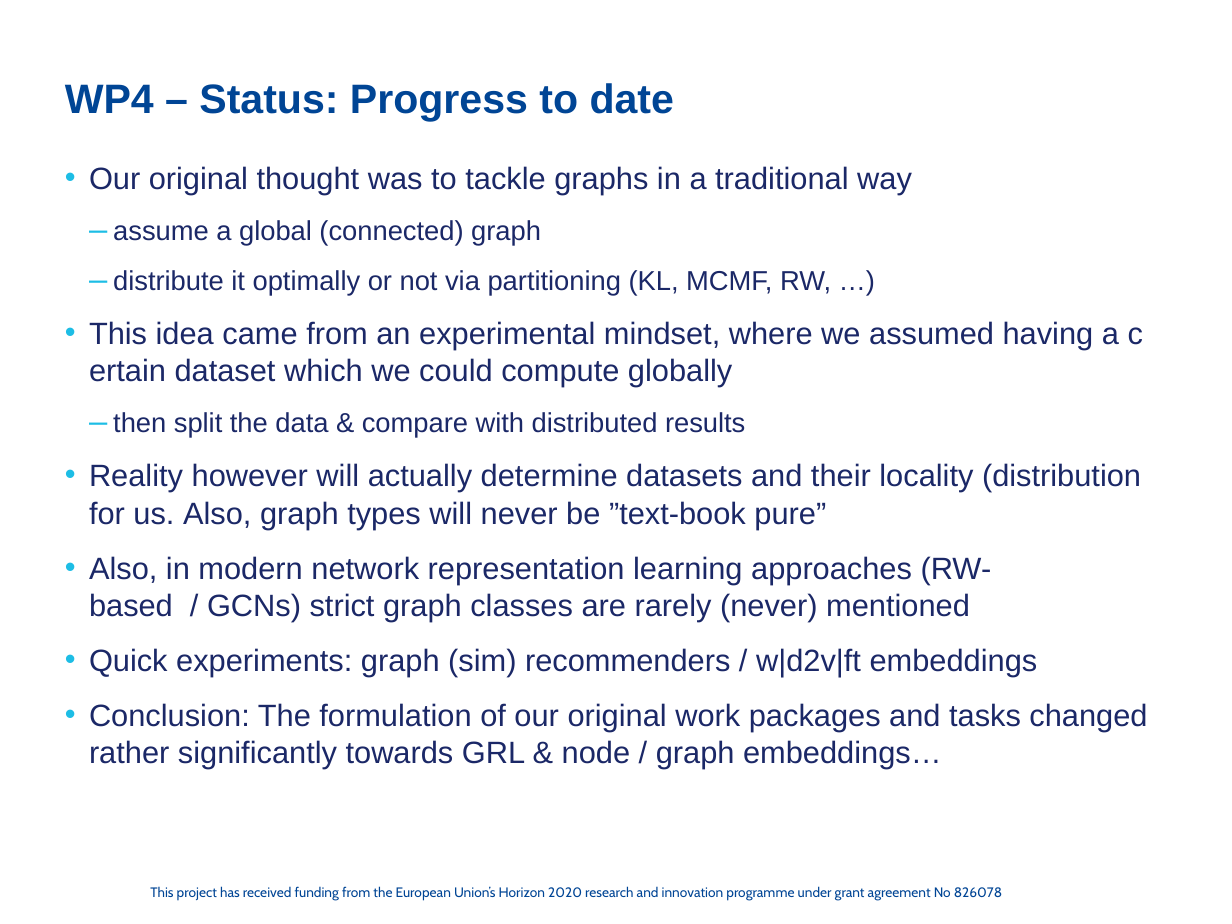
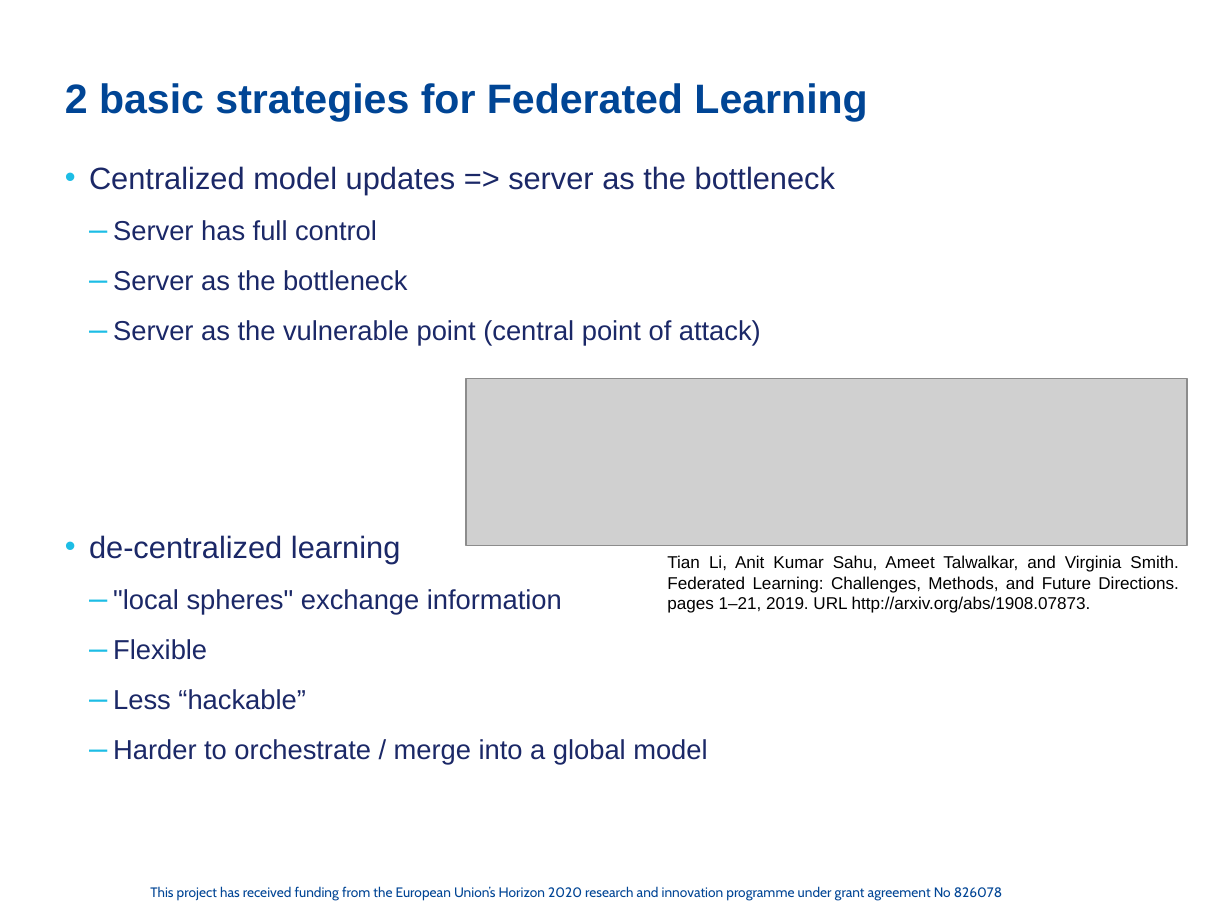
Before and after one commit to cassinius/phd-presentations, a slide deck: slide 2 of 2020/FC_sept_Graphs_LS/FeatureCloud_PPT_WP4_update.pptx (slide 3 before the commit). Drawn at 1232x924 pixels with LibreOffice and Linux fonts; fonts in the diff are those of the drawing; grey boxes stand for pictures; background and template pictures are left out. Boxes give left, top, right and bottom in pixels: in the first picture for what was removed or moved away, otherwise in the second. Text is boxed around its words. In the diff, an @@ line names an element or a change of style, - is before the commit and + after.

```diff
--- a/2020/FC_sept_Graphs_LS/FeatureCloud_PPT_WP4_update.pptx
+++ b/2020/FC_sept_Graphs_LS/FeatureCloud_PPT_WP4_update.pptx
@@ title at (65, 83, 867, 122): text changed @@
-WP4 – Status: Progress to date
+2 basic strategies for Federated Learning
@@ text at (89, 166, 835, 764): text changed; size 18 to 16 pt @@
-• Our original thought was to tackle graphs in a traditional way
-  – assume a global (connected) graph
-  – distribute it optimally or not via partitioning (KL, MCMF, RW, …)
-• This idea came from an experimental mindset, where we assumed having a certain dataset which we could compute globally
-  – then split the data & compare with distributed results
-• Reality however will actually determine datasets and their locality (distribution for us. Also, graph types will never be ”text-book pure”
-• Also, in modern network representation learning approaches (RW-based / GCNs) strict graph classes are rarely (never) mentioned
-• Quick experiments: graph (sim) recommenders / w|d2v|ft embeddings
-• Conclusion: The formulation of our original work packages and tasks changed rather significantly towards GRL & node / graph embeddings…
+• Centralized model updates => server as the bottleneck
+  – Server has full control
+  – Server as the bottleneck
+  – Server as the vulnerable point (central point of attack)
+• de-centralized learning
+  – "local spheres" exchange information
+  – Flexible
+  – Less “hackable”
+  – Harder to orchestrate / merge into a global model
@@ picture added at (466, 378, 1186, 546) @@
@@ text added at (667, 555, 1179, 613), 10 pt, text #000000 @@
+Tian Li, Anit Kumar Sahu, Ameet Talwalkar, and Virginia Smith. Federated Learning: Challenges, Methods, and Future Directions. pages 1–21, 2019. URL http://arxiv.org/abs/1908.07873.
```
Also in this commit, not shown: 5 other slides changed, 8 slides added, 3 slides removed, 4 other files.
